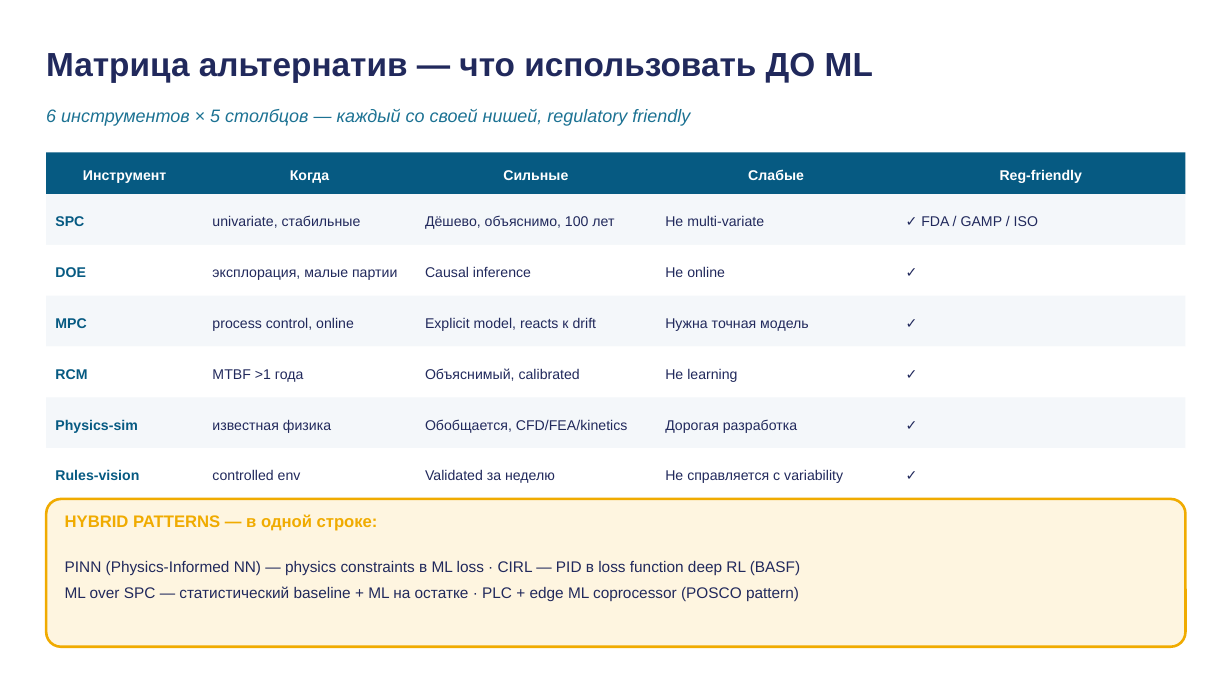
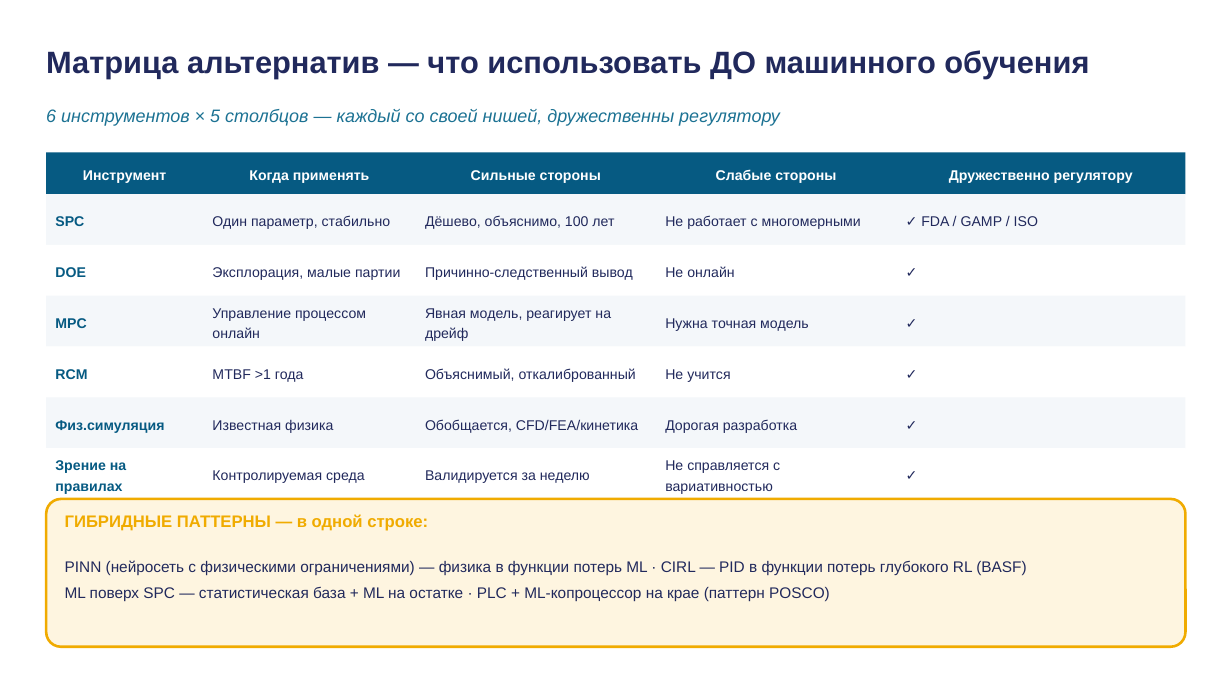
Before and after one commit to tellina-study/AI-usage-lessons, a slide deck: slide 33 of library/lectures/lec-11/rendered/lec-11.pptx. Drawn at 1232x693 pixels with LibreOffice and Linux fonts; fonts in the diff are those of the drawing. Boxes give left, top, right and bottom in pixels: in the first picture for what was removed or moved away, otherwise in the second. Text is boxed around its words. In the diff, an @@ line names an element or a change of style, - is before the commit and + after.

```diff
--- a/library/lectures/lec-11/rendered/lec-11.pptx
+++ b/library/lectures/lec-11/rendered/lec-11.pptx
@@ text at [46, 50, 1089, 78]: text changed; size 26 to 24 pt @@
-Матрица альтернатив — что использовать ДО ML
+Матрица альтернатив — что использовать ДО машинного обучения
@@ text at [46, 109, 780, 126]: text changed @@
-6 инструментов × 5 столбцов — каждый со своей нишей, regulatory friendly
+6 инструментов × 5 столбцов — каждый со своей нишей, дружественны регулятору
@@ text at [249, 170, 370, 183]: text changed @@
-Когда
+Когда применять
@@ text at [471, 170, 601, 183]: text changed @@
-Сильные
+Сильные стороны
@@ text at [716, 169, 836, 183]: text changed @@
-Слабые
+Слабые стороны
@@ text at [949, 170, 1133, 183]: text changed @@
-Reg-friendly
+Дружественно регулятору
@@ text at [212, 215, 391, 229]: text changed @@
-univariate, стабильные
+Один параметр, стабильно
@@ text at [665, 215, 861, 229]: text changed @@
-Не multi-variate
+Не работает с многомерными
@@ text at [212, 267, 400, 280]: text changed @@
-эксплорация, малые партии
+Эксплорация, малые партии
@@ text at [425, 266, 633, 280]: text changed @@
-Causal inference
+Причинно-следственный вывод
@@ text at [665, 266, 734, 277]: text changed @@
-Не online
+Не онлайн
@@ text at [212, 308, 366, 338]: text changed @@
-process control, online
+Управление процессом онлайн
@@ text at [425, 308, 611, 341]: text changed @@
-Explicit model, reacts к drift
+Явная модель, реагирует на дрейф
@@ text at [425, 368, 636, 382]: text changed @@
-Объяснимый, calibrated
+Объяснимый, откалиброванный
@@ text at [665, 369, 730, 382]: text changed @@
-Не learning
+Не учится
@@ text at [425, 419, 638, 433]: text changed @@
-Обобщается, CFD/FEA/kinetics
+Обобщается, CFD/FEA/кинетика
@@ text at [55, 420, 164, 433]: text changed @@
-Physics-sim
+Физ.симуляция
@@ text at [212, 420, 333, 433]: text changed @@
-известная физика
+Известная физика
@@ text at [55, 460, 126, 494]: text changed @@
-Rules-vision
+Зрение на правилах
@@ text at [212, 470, 365, 483]: text changed @@
-controlled env
+Контролируемая среда
@@ text at [425, 470, 590, 483]: text changed @@
-Validated за неделю
+Валидируется за неделю
@@ text at [665, 460, 780, 494]: text changed @@
-Не справляется с variability
+Не справляется с вариативностью
@@ text at [65, 514, 428, 531]: text changed @@
-HYBRID PATTERNS — в одной строке:
+ГИБРИДНЫЕ ПАТТЕРНЫ — в одной строке:
@@ text at [65, 560, 1026, 601]: text changed @@
-PINN (Physics-Informed NN) — physics constraints в ML loss · CIRL — PID в loss function deep RL (BASF)
-ML over SPC — статистический baseline + ML на остатке · PLC + edge ML coprocessor (POSCO pattern)
+PINN (нейросеть с физическими ограничениями) — физика в функции потерь ML · CIRL — PID в функции потерь глубокого RL (BASF)
+ML поверх SPC — статистическая база + ML на остатке · PLC + ML-копроцессор на крае (паттерн POSCO)
```
Also in this commit, not shown: 37 other slides changed, 3 slides added, 1 slide removed, 7 other files.
